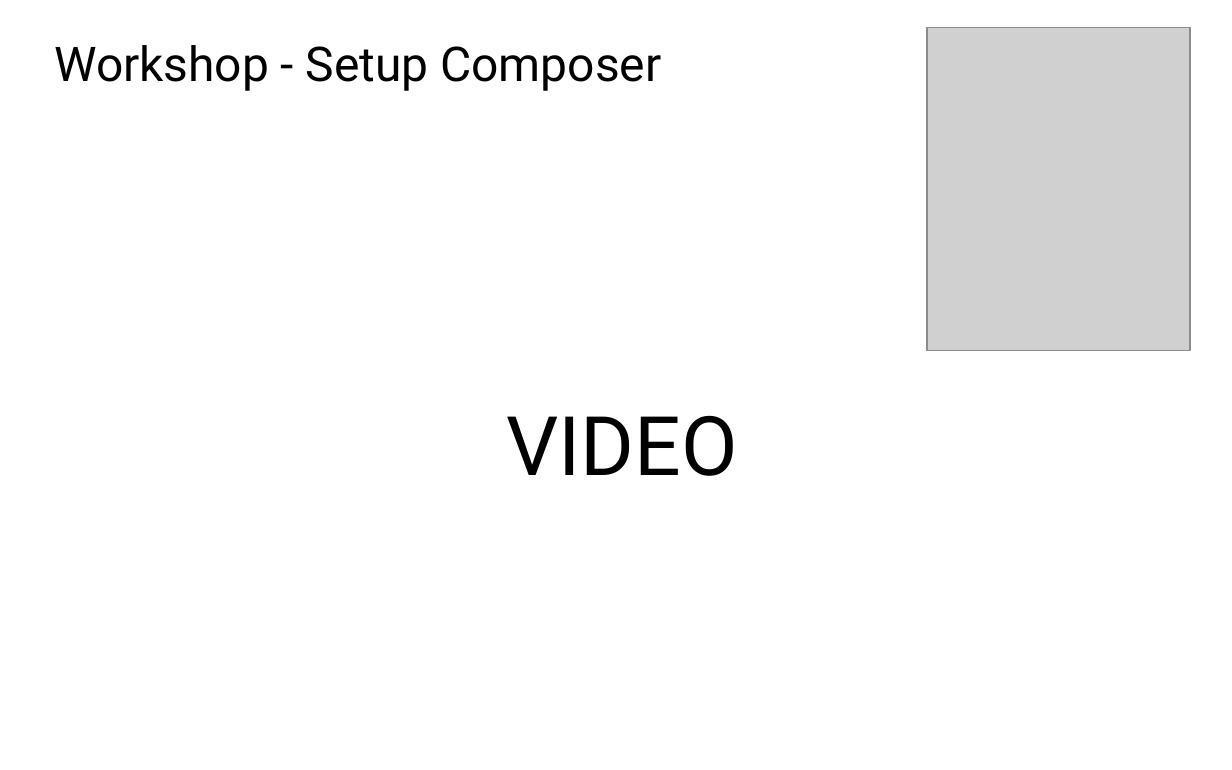
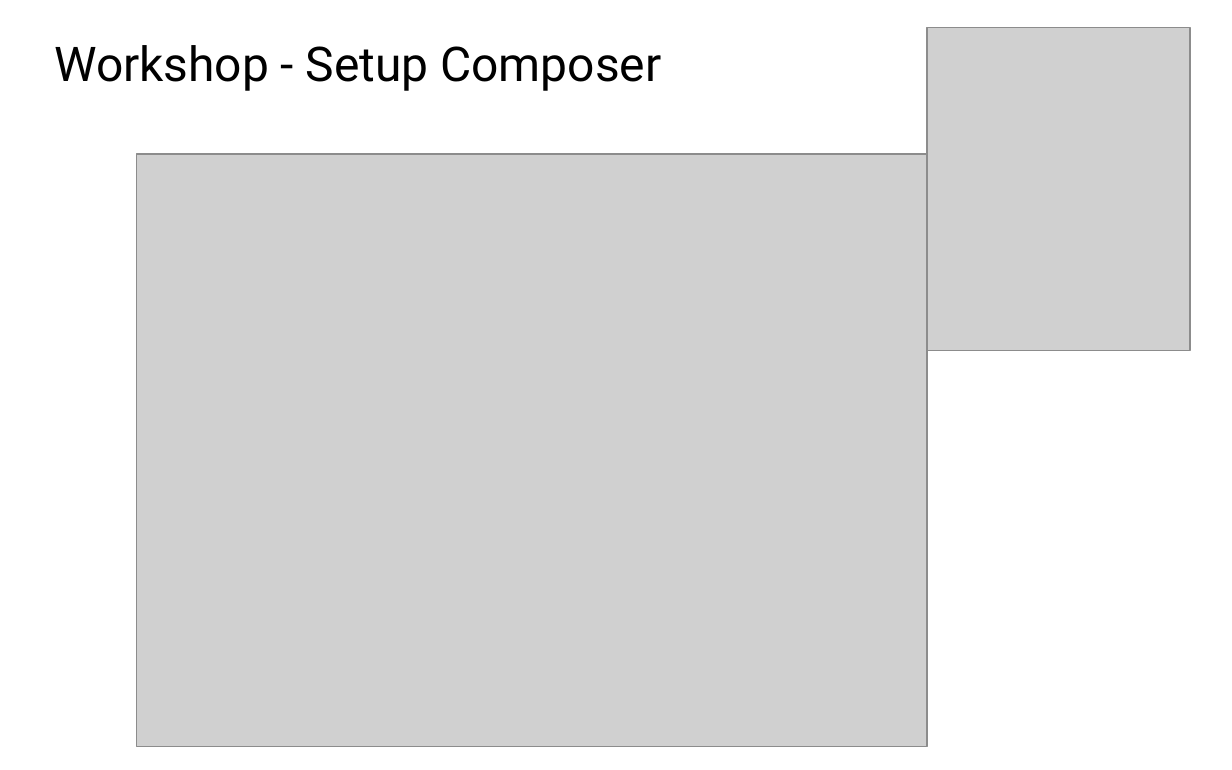
Before and after one commit to juan-morales/laravel-workshop-blog, a slide deck: slide 29 of presentation/Presentation.pptx. Drawn at 1232x770 pixels with LibreOffice and Linux fonts; fonts in the diff are those of the drawing; grey boxes stand for pictures. Boxes give left, top, right and bottom in pixels: in the first picture for what was removed or moved away, otherwise in the second. Text is boxed around its words. In the diff, an @@ line names an element or a change of style, - is before the commit and + after.

```diff
--- a/presentation/Presentation.pptx
+++ b/presentation/Presentation.pptx
@@ picture added at [137,154,928,747] @@
@@ text removed at [506,416,737,476] @@
-VIDEO
```
Also in this commit, not shown: 7 other slides changed, 2 slides added.
